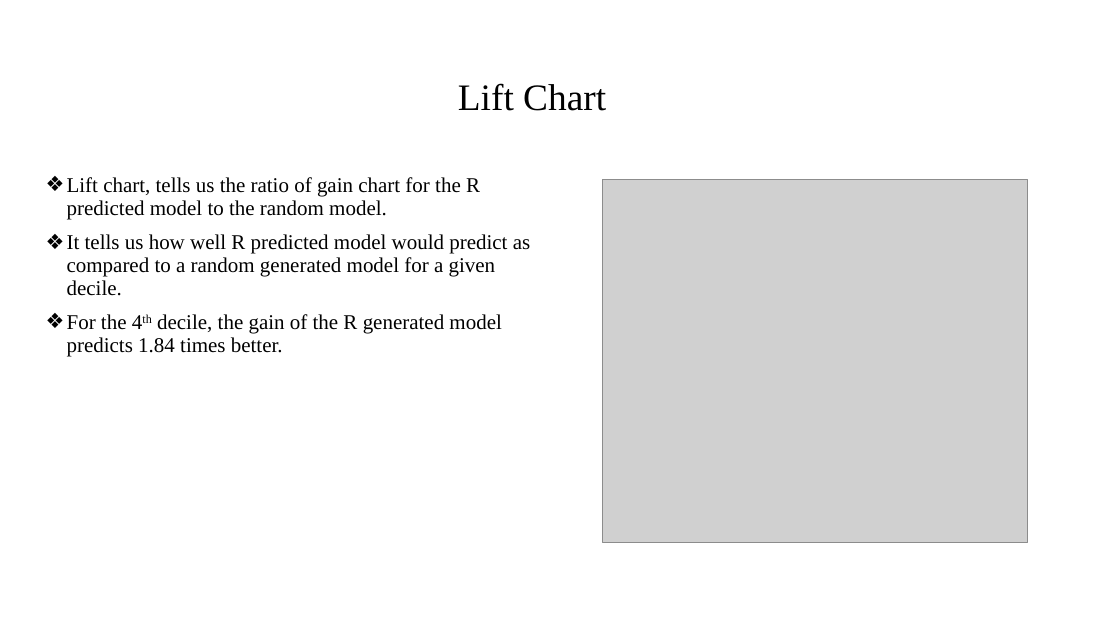
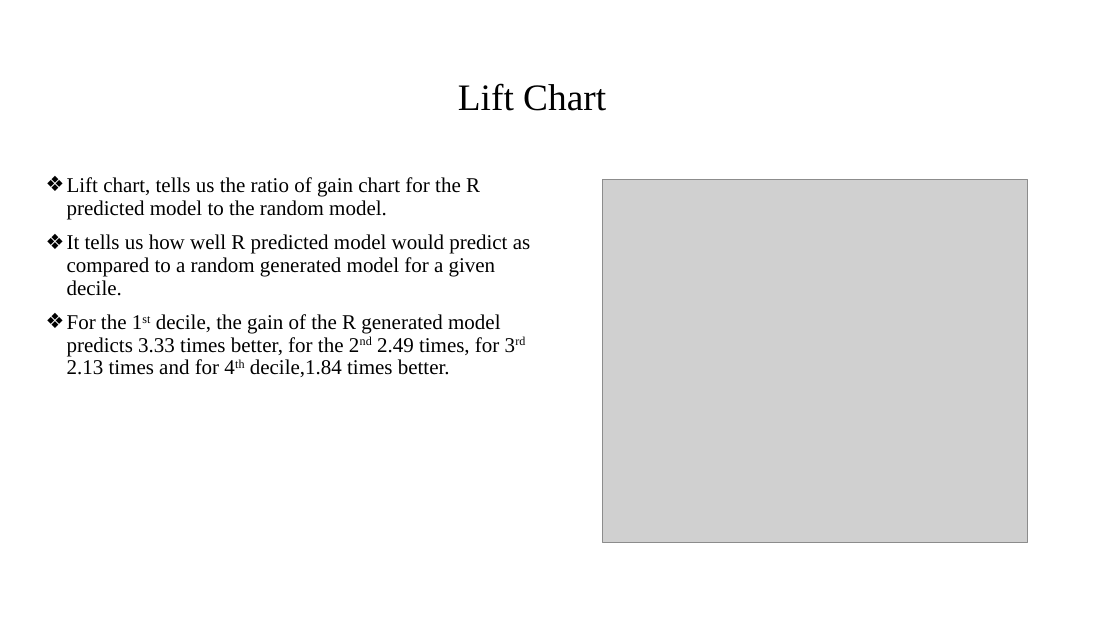
Before and after one commit to gaurav007x/HR-Analytics, a slide deck: slide 10 of HR Analytics Presentation.pptx (slide 9 before the commit). Drawn at 1120x630 pixels with LibreOffice and Linux fonts; fonts in the diff are those of the drawing; grey boxes stand for pictures; background and template pictures are left out. Boxes give left, top, right and bottom in pixels: in the first picture for what was removed or moved away, otherwise in the second. Text is boxed around its words. In the diff, an @@ line names an element or a change of style, - is before the commit and + after.

```diff
--- a/HR Analytics Presentation.pptx
+++ b/HR Analytics Presentation.pptx
@@ text at <box>67,314,500,377</box>: text changed @@
-❖ For the 4th decile, the gain of the R generated model predicts 1.84 times better.
+❖ For the 1st decile, the gain of the R generated model predicts 3.33 times better, for the 2nd 2.49 times, for 3rd 2.13 times and for 4th decile,1.84 times better.
```
Also in this commit, not shown: 5 other slides changed, 1 slide added.
